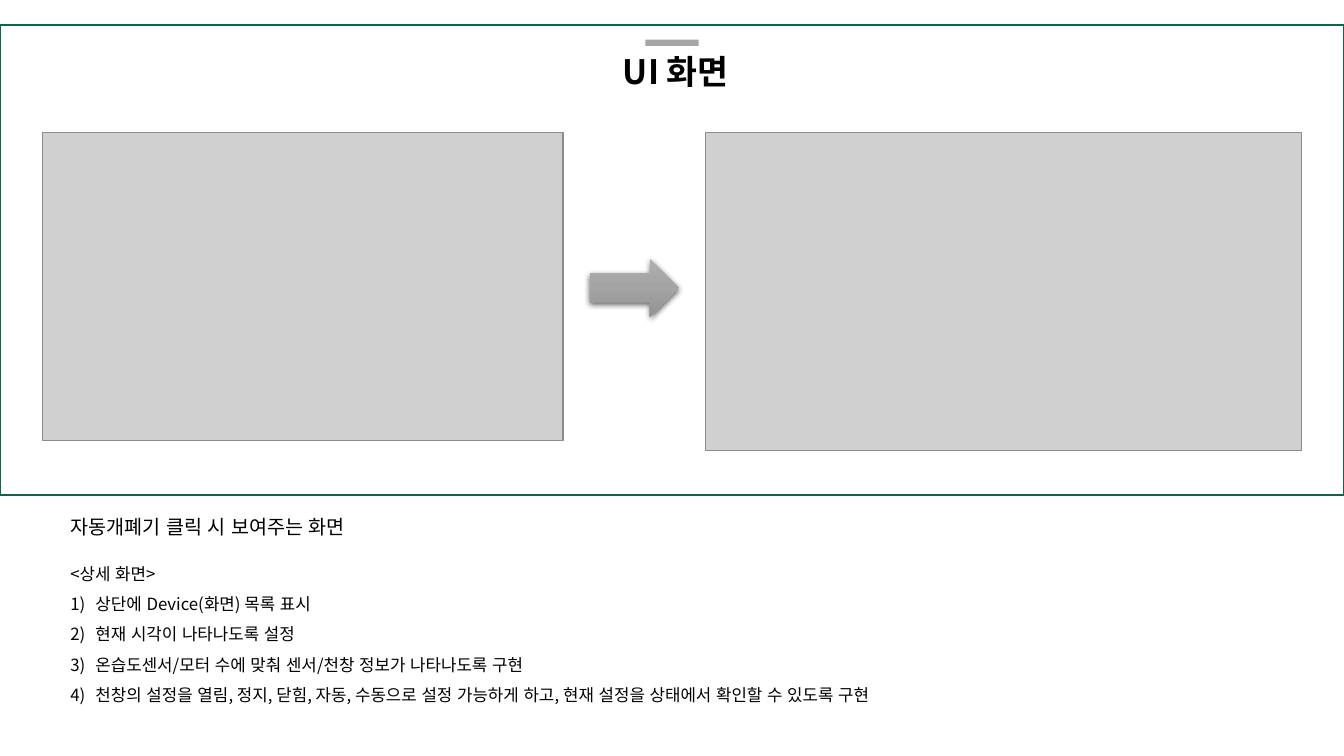
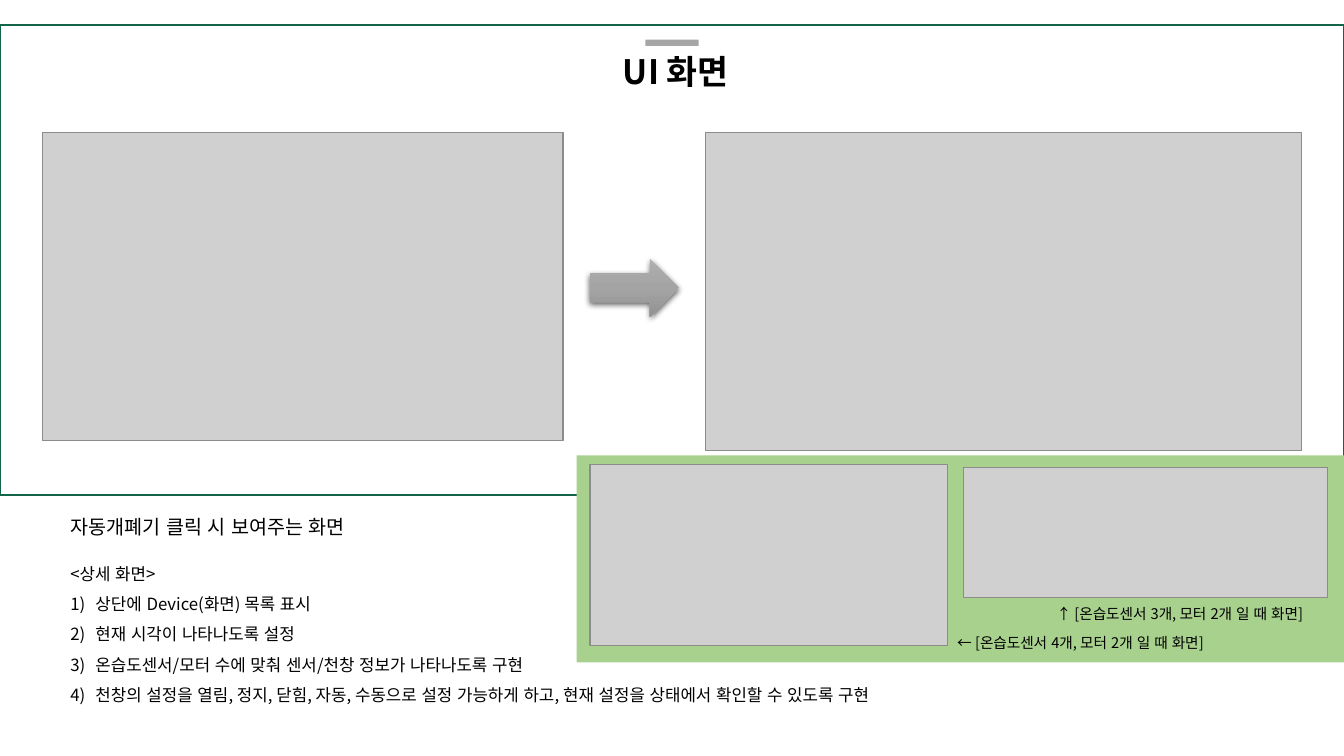
Before and after one commit to ssufunny/Internship-2022Winter, a slide deck: slide 4 of 화면 자료/ubifarm.pptx (slide 3 before the commit). Drawn at 1344x756 pixels with LibreOffice and Linux fonts; fonts in the diff are those of the drawing; grey boxes stand for pictures. Boxes give left, top, right and bottom in pixels: in the first picture for what was removed or moved away, otherwise in the second. Text is boxed around its words. In the diff, an @@ line names an element or a change of style, - is before the commit and + after.

```diff
--- a/화면 자료/ubifarm.pptx
+++ b/화면 자료/ubifarm.pptx
@@ rectangle added at (577, 456, 1344, 663), fill #A9D18E @@
@@ picture added at (590, 465, 947, 645) @@
@@ picture added at (964, 468, 1328, 598) @@
@@ text added at (1074, 607, 1303, 622), 10.5 pt, text #000000 @@
+↑ [온습도센서 3개, 모터 2개 일 때 화면]
@@ text added at (975, 636, 1204, 651), 10.5 pt, text #000000 @@
+← [온습도센서 4개, 모터 2개 일 때 화면]
```
Also in this commit, not shown: 2 other slides changed, 1 slide added, 4 slides removed.
